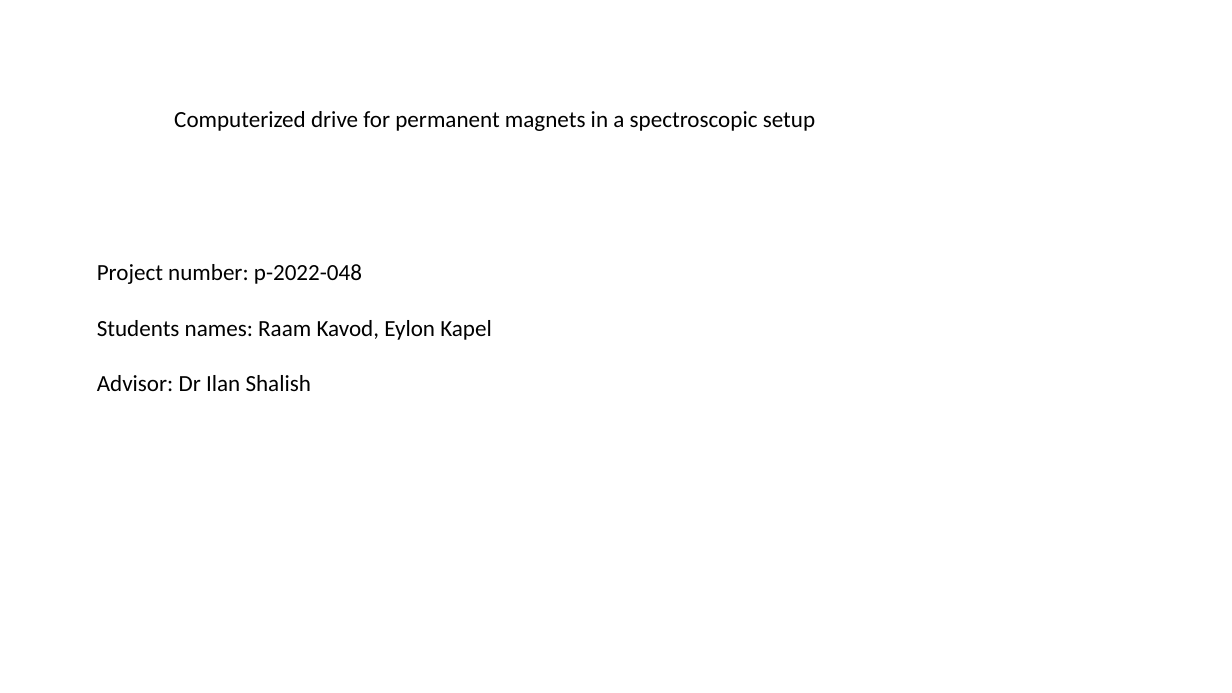
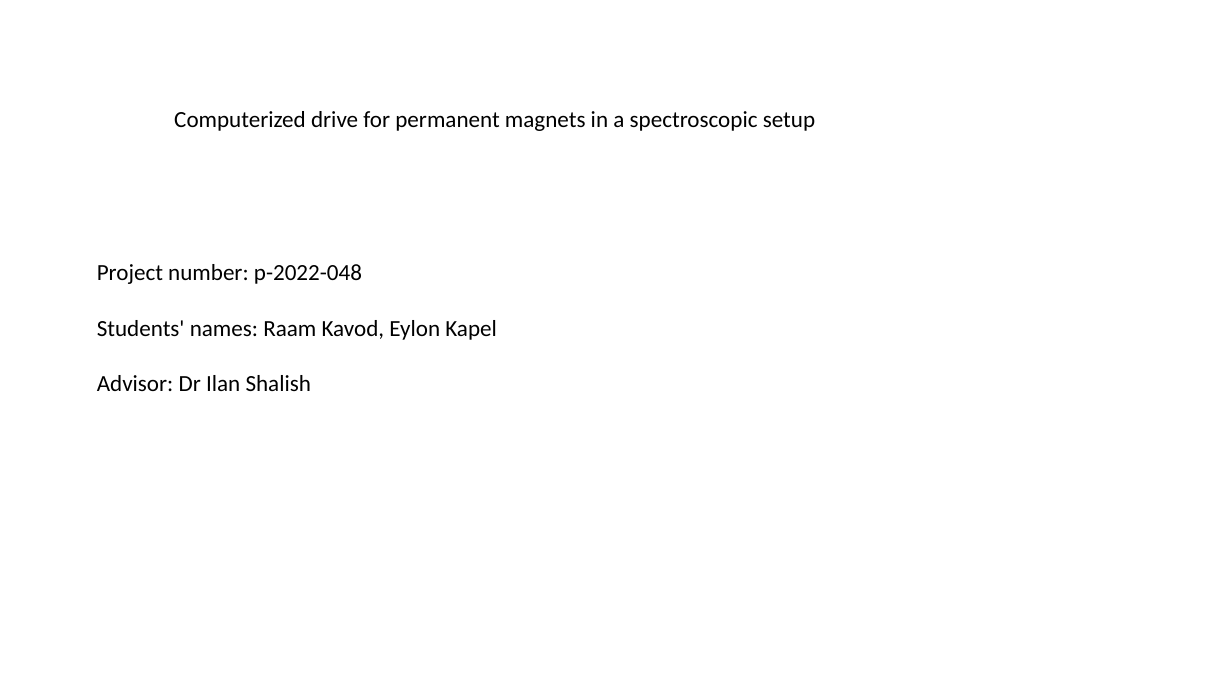
Before and after one commit to eylonk12/university_project, a slide deck: slide 1 of main/prs_2022-048p.pptx. Drawn at 1232x693 pixels with LibreOffice and Linux fonts; fonts in the diff are those of the drawing. Boxes give left, top, right and bottom in pixels: in the first picture for what was removed or moved away, otherwise in the second. Text is boxed around its words. In the diff, an @@ line names an element or a change of style, - is before the commit and + after.

```diff
--- a/main/prs_2022-048p.pptx
+++ b/main/prs_2022-048p.pptx
@@ text at (97, 264, 497, 391): text changed @@
-Project number: p-2022-048
-Students names: Raam Kavod, Eylon Kapel
-Advisor: Dr Ilan Shalish
+Project number: p-2022-048
+Students' names: Raam Kavod, Eylon Kapel
+Advisor: Dr Ilan Shalish
```
Also in this commit, not shown: 3 other slides changed, 1 slide added, 4 other files.
